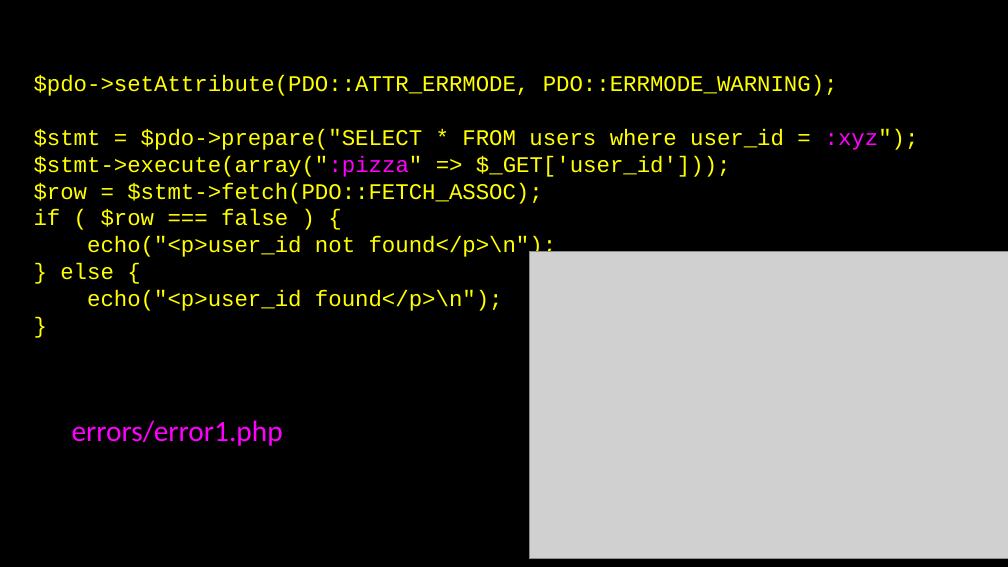
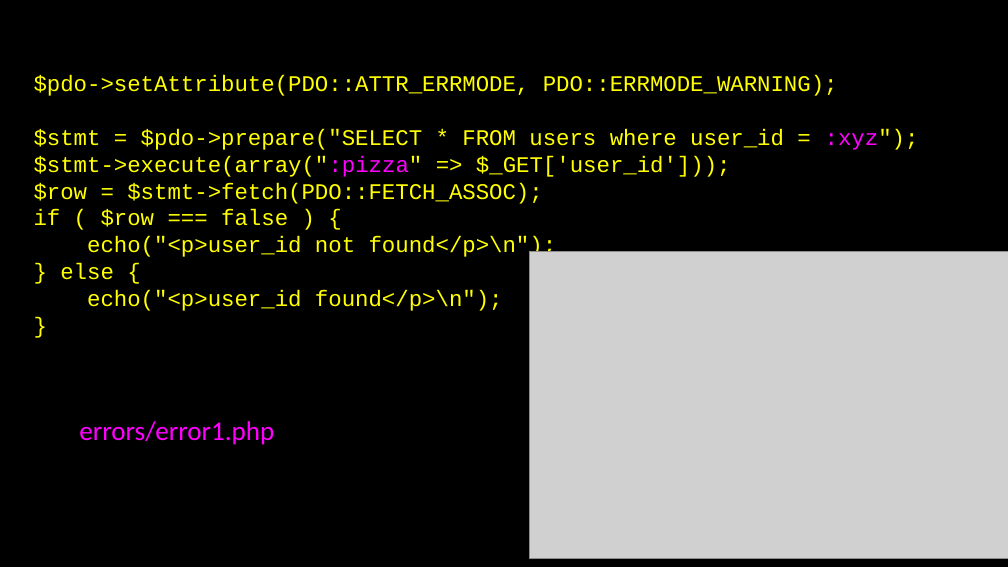
Before and after one commit to csev/wa4e, a slide deck: slide 40 of lectures/PHP-06-MySQL-PDO.ppt. Drawn at 1008x567 pixels with LibreOffice and Linux fonts; fonts in the diff are those of the drawing; grey boxes stand for pictures. Boxes give left, top, right and bottom in pixels: in the first picture for what was removed or moved away, otherwise in the second. Text is boxed around its words. In the diff, an @@ line names an element or a change of style, - is before the commit and + after.

```diff
--- a/lectures/PHP-06-MySQL-PDO.ppt
+++ b/lectures/PHP-06-MySQL-PDO.ppt
@@ text "errors/error1.php" at <box>79,421,274,445</box>: size 21 to 19.4 pt @@
```
Also in this commit, not shown: 3 other slides changed, 7 other files.
